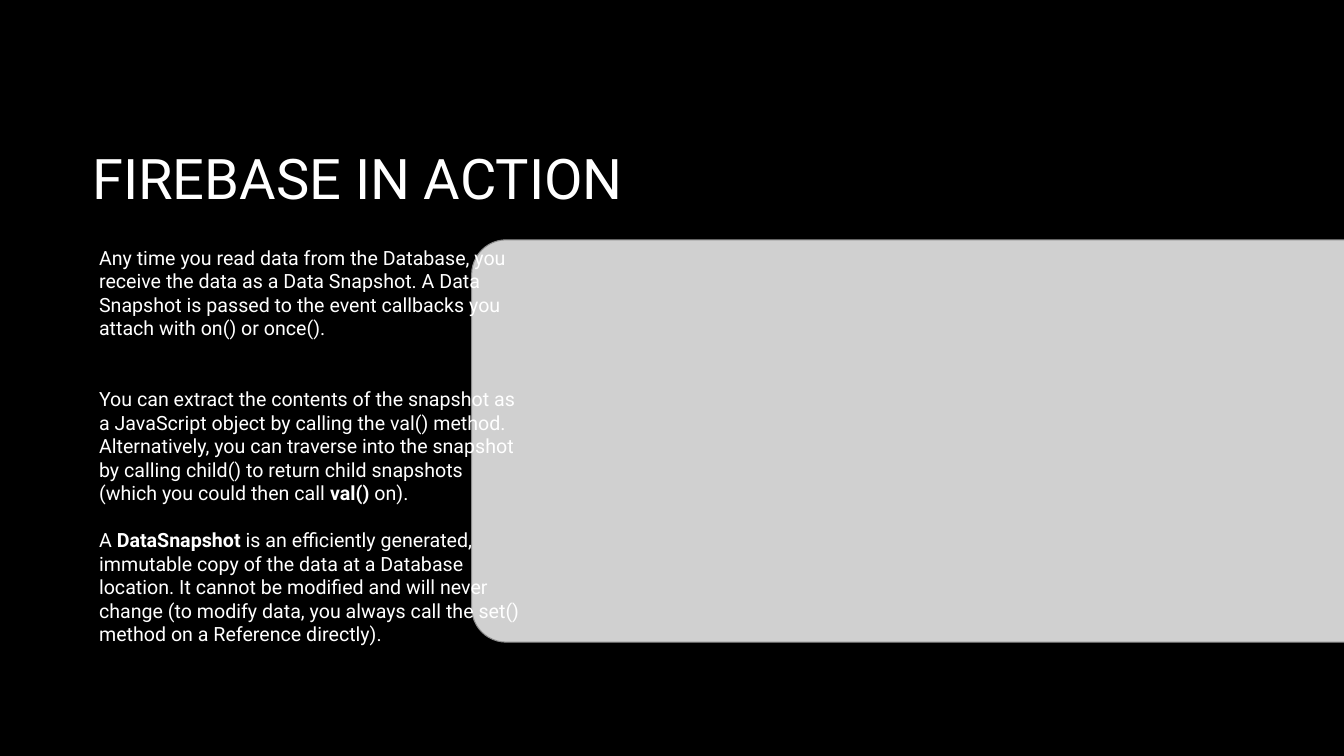
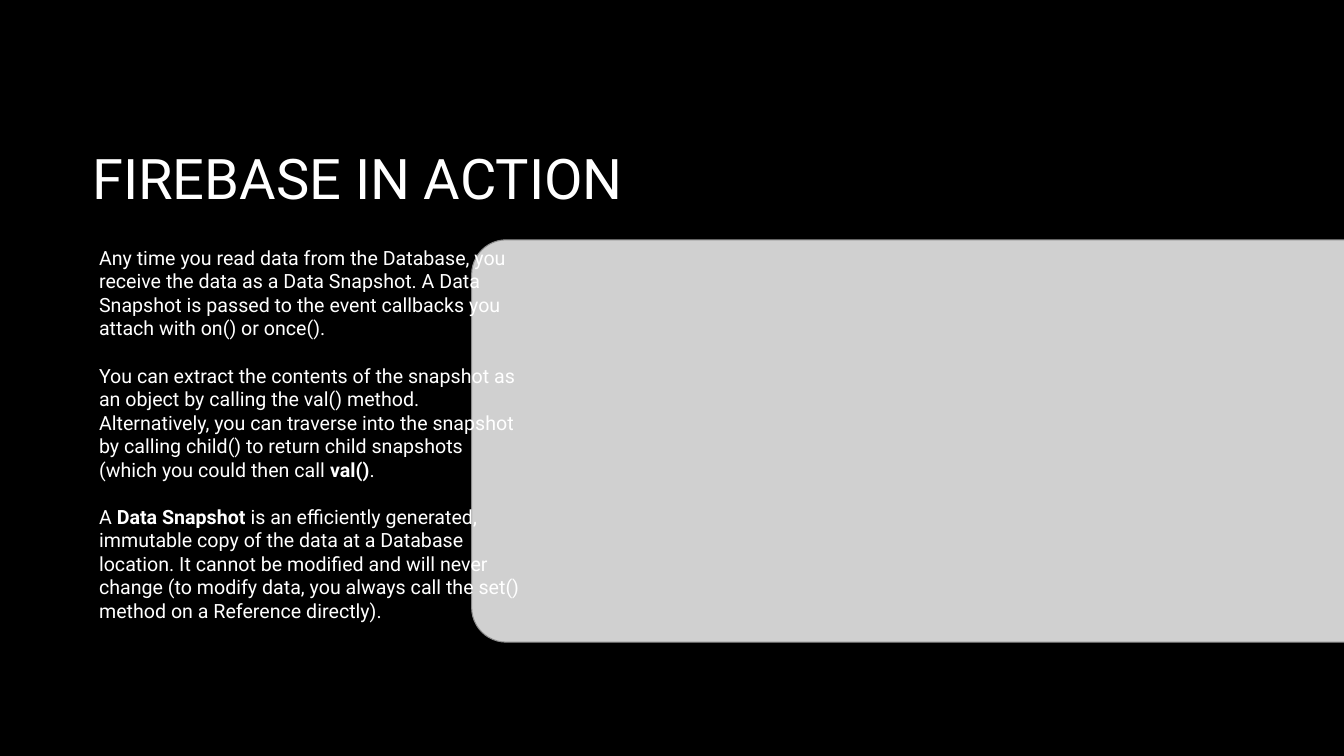
Before and after one commit to Sidm9/QuizzApp, a slide deck: slide 5 of Presentation/Summer Internship Project.pptx. Drawn at 1344x756 pixels with LibreOffice and Linux fonts; fonts in the diff are those of the drawing; grey boxes stand for pictures; background and template pictures are left out. Boxes give left, top, right and bottom in pixels: in the first picture for what was removed or moved away, otherwise in the second. Text is boxed around its words. In the diff, an @@ line names an element or a change of style, - is before the commit and + after.

Commit message:
App,PPT change

```diff
--- a/Presentation/Summer Internship Project.pptx
+++ b/Presentation/Summer Internship Project.pptx
@@ text at (99,364,520,623): text changed @@
-You can extract the contents of the snapshot as a JavaScript object by calling the val() method. Alternatively, you can traverse into the snapshot by calling child() to return child snapshots (which you could then call val() on).
-A DataSnapshot is an efficiently generated, immutable copy of the data at a Database location. It cannot be modified and will never change (to modify data, you always call the set() method on a Reference directly).
+You can extract the contents of the snapshot as an object by calling the val() method. Alternatively, you can traverse into the snapshot by calling child() to return child snapshots (which you could then call val().
+A Data Snapshot is an efficiently generated, immutable copy of the data at a Database location. It cannot be modified and will never change (to modify data, you always call the set() method on a Reference directly).
```
Also in this commit, not shown: 2 other slides changed, 16 other files.
